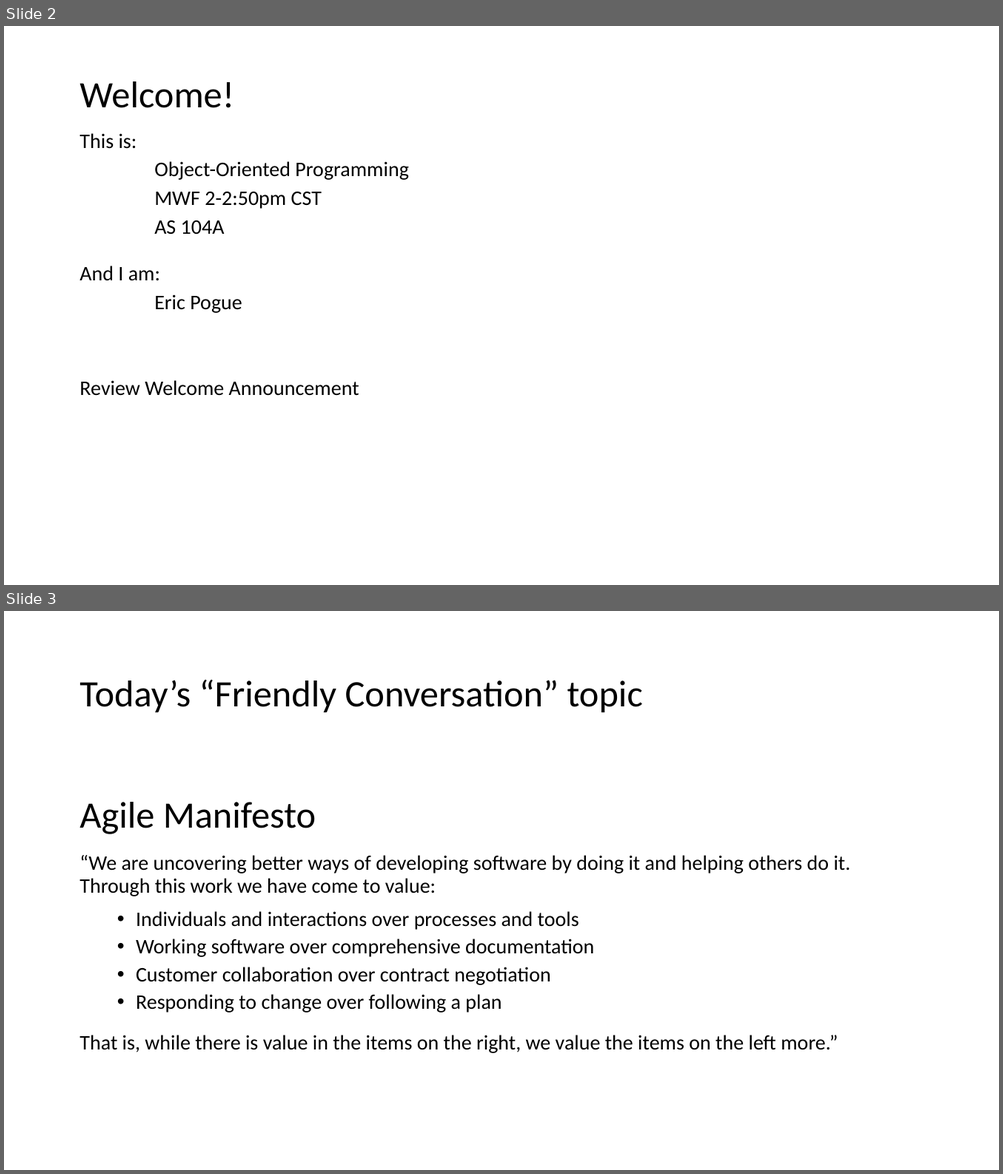
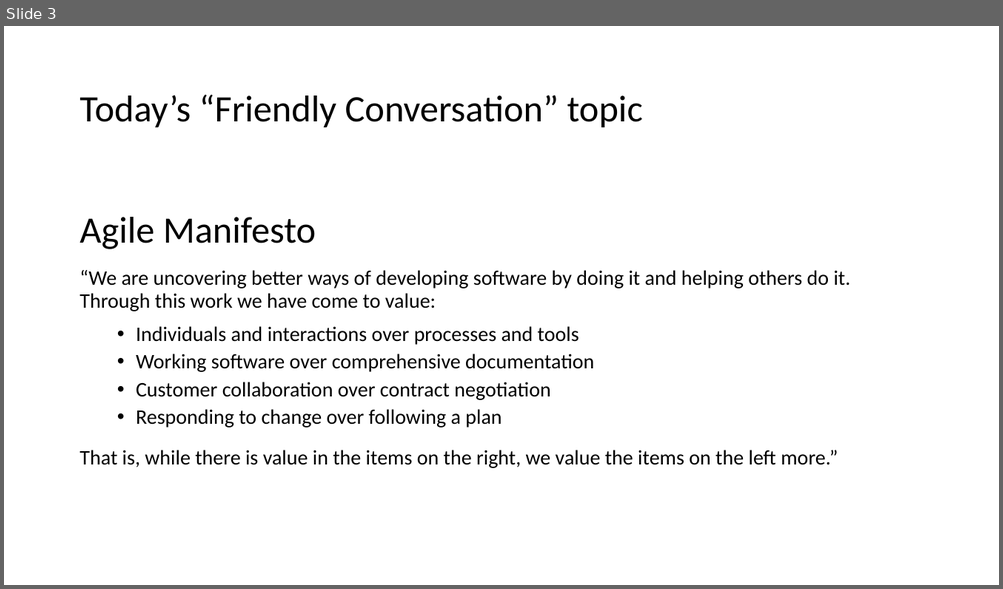
Before and after one commit to EricJPogue/CPSC-24500, a slide deck: lecture-slides/2019-08-28.pptx. Shown one above the other, each under a label of ours: slides 2 and 3 before the commit, slide 3 after it. The pictures are 1003x1174 and 1003x589 pixels, drawn with LibreOffice and Linux fonts; fonts in the diff are those of the drawing. Boxes give left, top, right and bottom in pixels: in the first picture for what was removed or moved away, otherwise in the second. Text is boxed around its words. In the diff, an @@ line names an element or a change of style, - is before the commit and + after.

```diff
--- a/lecture-slides/2019-08-28.pptx
+++ b/lecture-slides/2019-08-28.pptx
@@ slide 2 removed at [4,26,999,585], background #FFFFFF @@
@@ title removed at [79,82,234,108] @@
-Welcome!
@@ text removed at [79,133,409,396] @@
-This is:
-Object-Oriented Programming
-MWF 2-2:50pm CST
-AS 104A
-And I am:
-Eric Pogue
-Review Welcome Announcement
```
Also in this commit, not shown: 4 slides changed, 8 slides added, 2 other slides removed, 1 other file.
